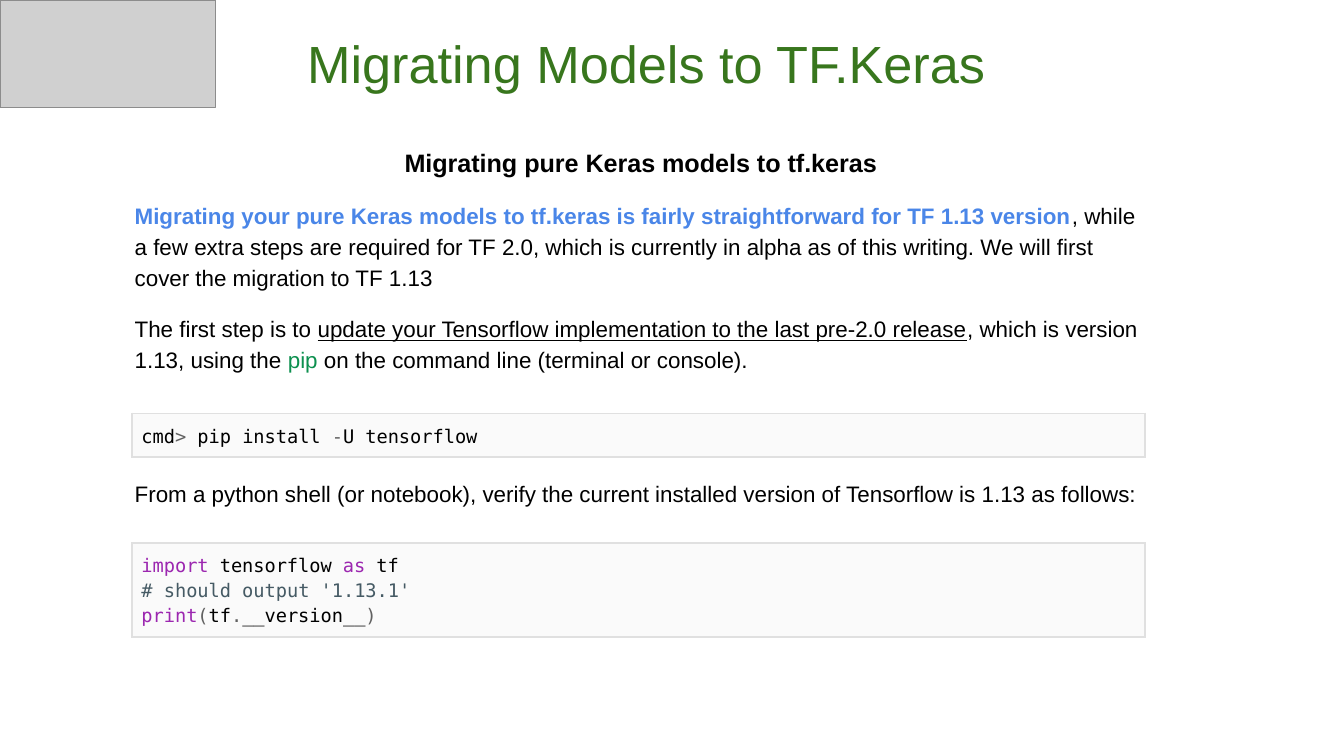
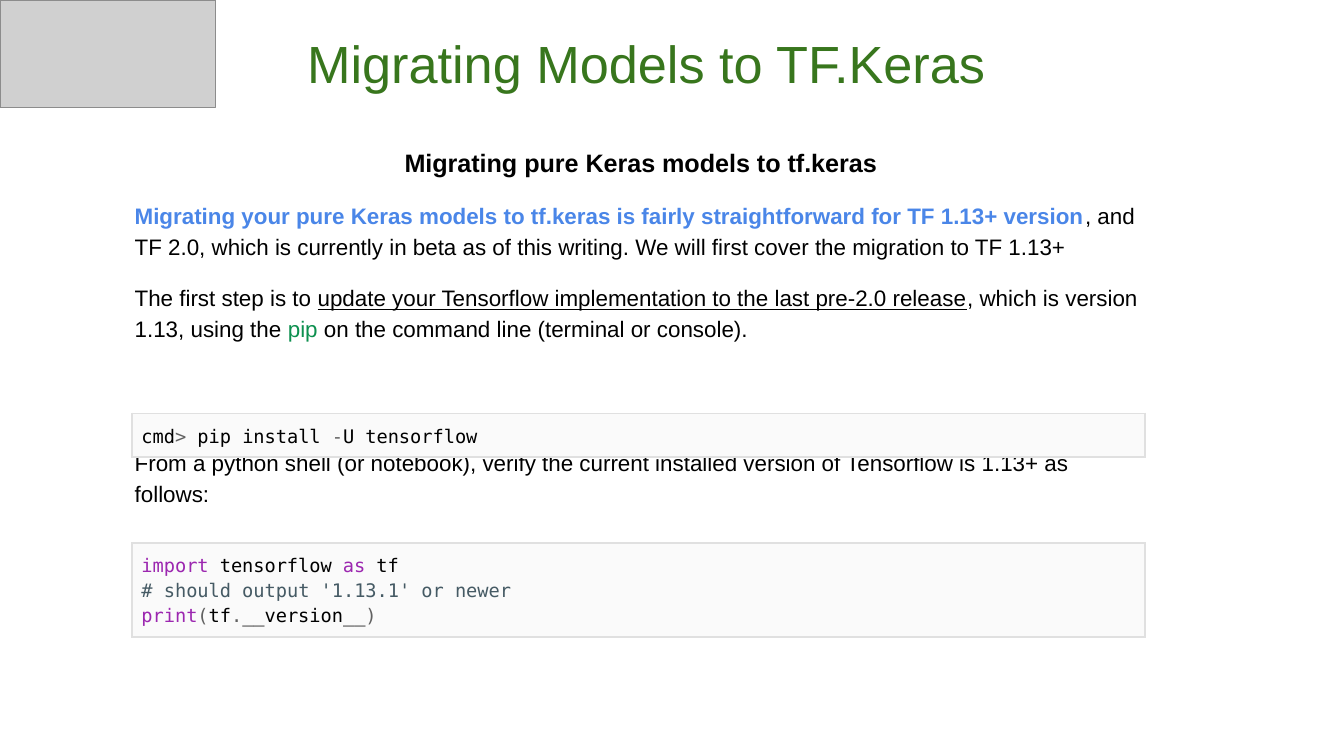
Before and after one commit to GoogleCloudPlatform/keras-idiomatic-programmer, a slide deck: slide 4 of workshops/Production/The Idiomatic Programmer - Production - Workshop.pptx. Drawn at 1344x756 pixels with LibreOffice and Linux fonts; fonts in the diff are those of the drawing; grey boxes stand for pictures. Boxes give left, top, right and bottom in pixels: in the first picture for what was removed or moved away, otherwise in the second. Text is boxed around its words. In the diff, an @@ line names an element or a change of style, - is before the commit and + after.

```diff
--- a/workshops/Production/The Idiomatic Programmer - Production - Workshop.pptx
+++ b/workshops/Production/The Idiomatic Programmer - Production - Workshop.pptx
@@ text at <box>135,207,1134,260</box>: text changed @@
-Migrating your pure Keras models to tf.keras is fairly straightforward for TF 1.13 version, while a few extra steps are required for TF 2.0, which is currently in alpha as of this writing. We will first cover the migration to TF 1.13
+Migrating your pure Keras models to tf.keras is fairly straightforward for TF 1.13+ version, and TF 2.0, which is currently in beta as of this writing. We will first cover the migration to TF 1.13+
@@ text at <box>135,458,1068,503</box>: text changed @@
-From a python shell (or notebook), verify the current installed version of Tensorflow is 1.13 as follows:
+From a python shell (or notebook), verify the current installed version of Tensorflow is 1.13+ as follows:
@@ table at <box>132,543,1145,756</box> @@
-row 1, column 1: import tensorflow as tf / # should output '1.13.1' / print(tf.__version__)
+row 1, column 1: import tensorflow as tf / # should output '1.13.1' or newer / print(tf.__version__)
```
Also in this commit, not shown: 10 other slides changed, 10 slides added, 1 slide removed.
